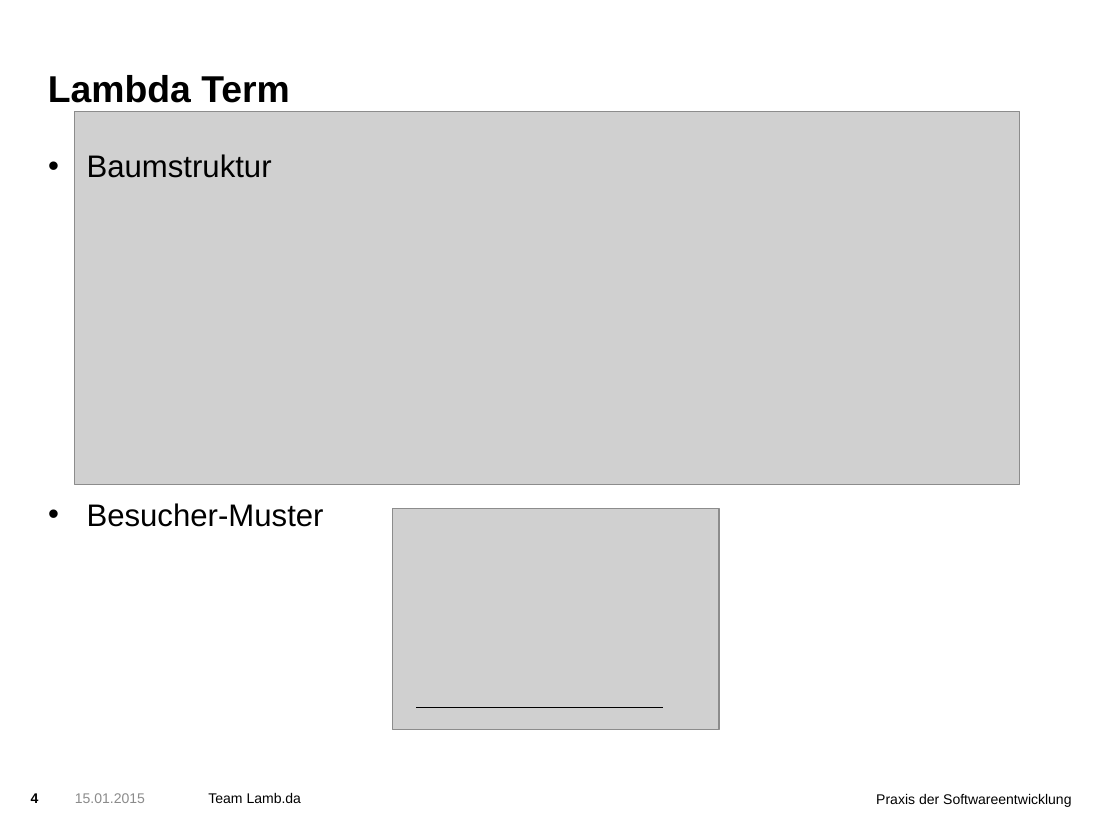
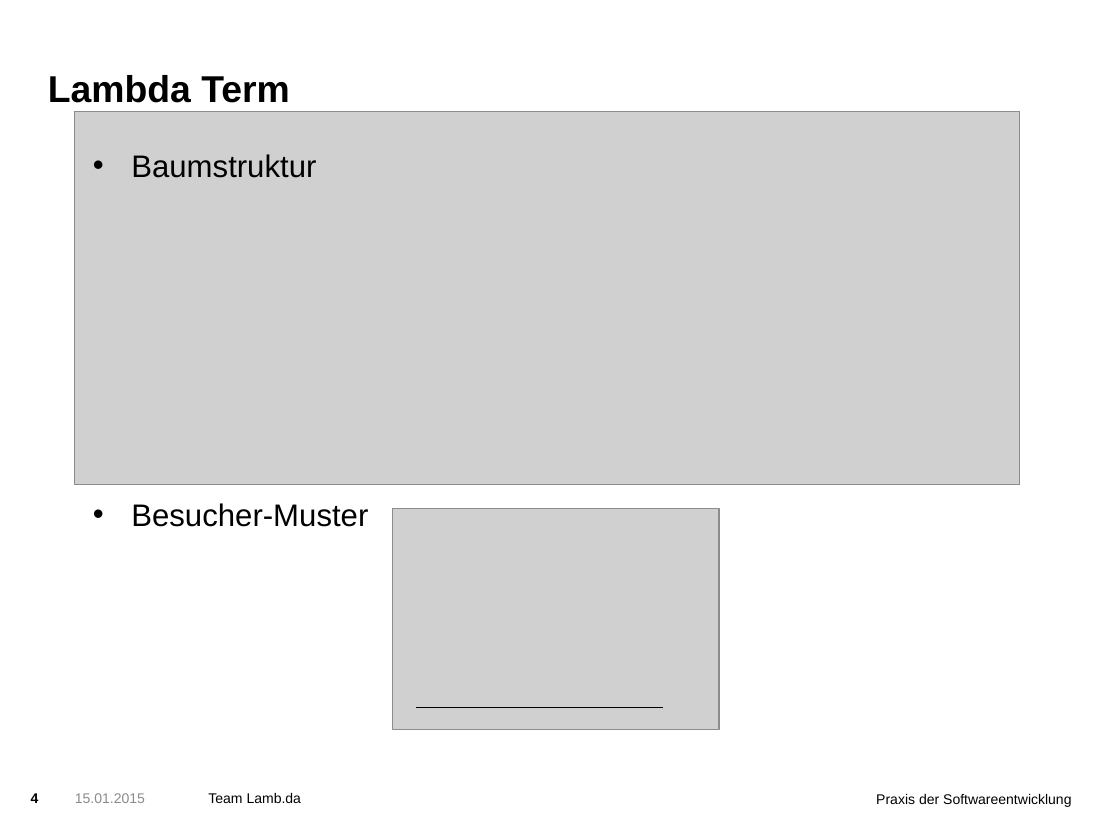
Before and after one commit to Pse-Lambda-das-Spiel/LambdaDasSpiel, a slide deck: slide 4 of 2-entwurf/presentation/Presentation.pptx. Drawn at 1120x840 pixels with LibreOffice and Linux fonts; fonts in the diff are those of the drawing; grey boxes stand for pictures; background and template pictures are left out. Boxes give left, top, right and bottom in pixels: in the first picture for what was removed or moved away, otherwise in the second. Text is boxed around its words. In the diff, an @@ line names an element or a change of style, - is before the commit and + after.

Commit message:
Update presentation

```diff
--- a/2-entwurf/presentation/Presentation.pptx
+++ b/2-entwurf/presentation/Presentation.pptx
@@ text "Baumstruktur": place and size @@
-text "Baumstruktur" at bbox=[87, 154, 324, 527]
+text "Baumstruktur" at bbox=[131, 154, 368, 527]
```
Also in this commit, not shown: 1 other slide changed.
